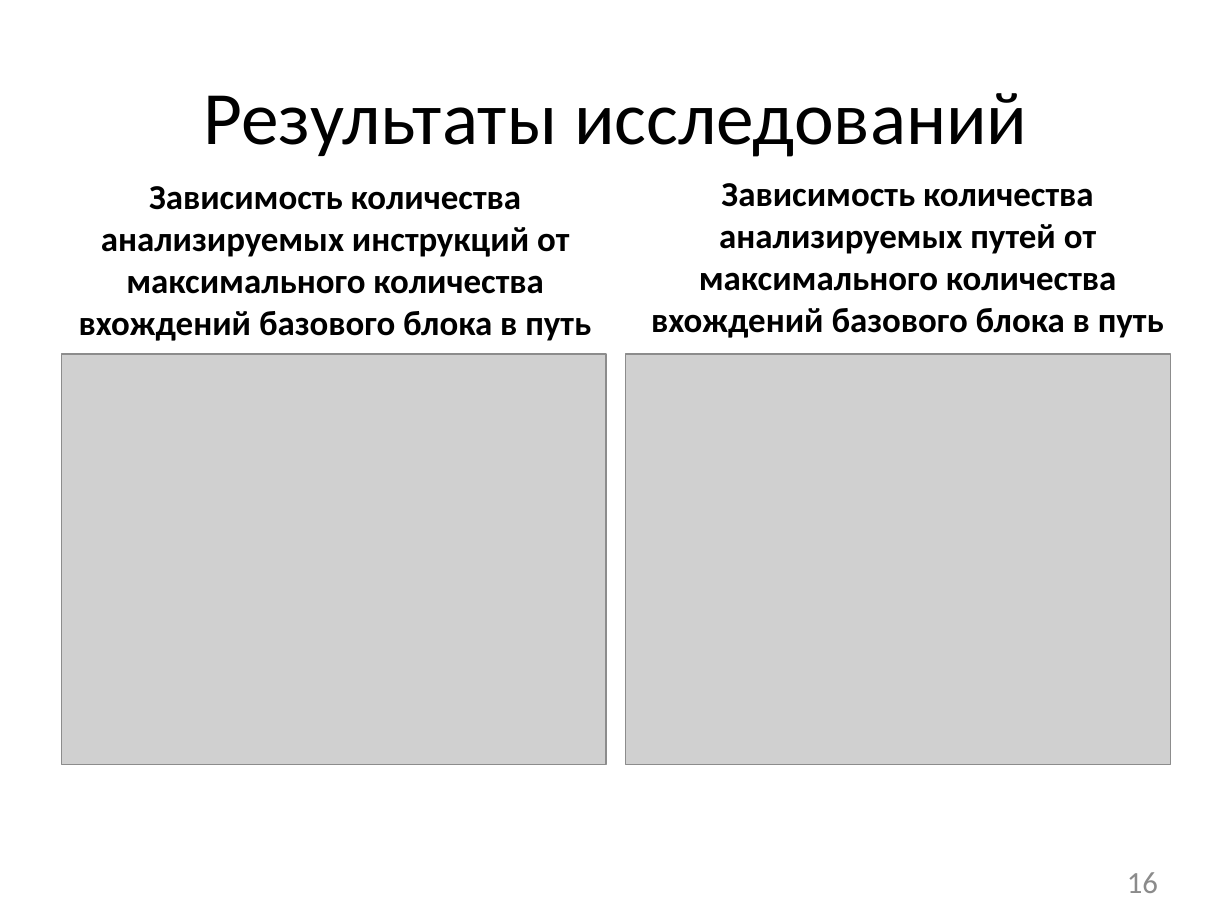
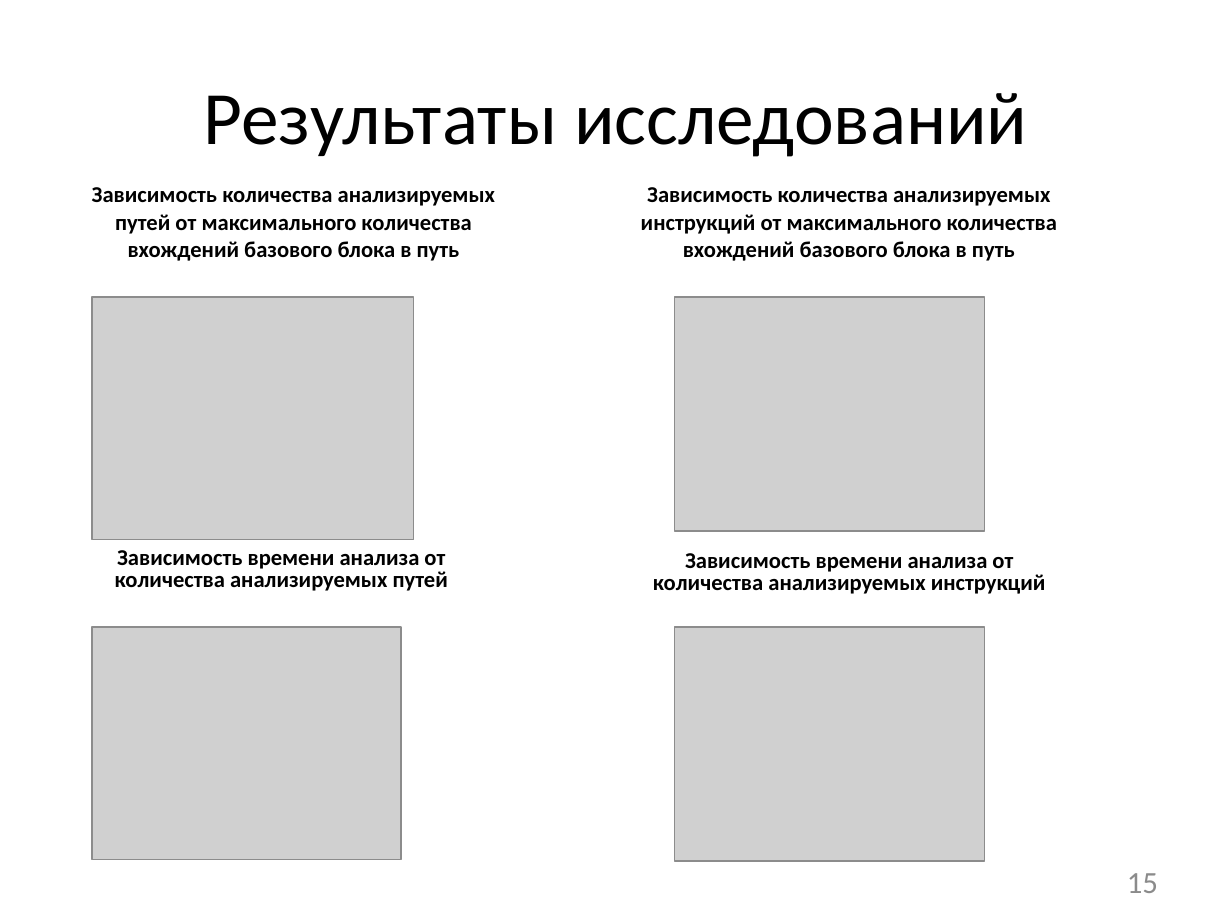
Before and after one commit to afrolovskiy/diplom, a slide deck: slide 15 of presentations/diplom/static race detection.pptx (slide 16 before the commit). Drawn at 1232x924 pixels with LibreOffice and Linux fonts; fonts in the diff are those of the drawing; grey boxes stand for pictures. Boxes give left, top, right and bottom in pixels: in the first picture for what was removed or moved away, otherwise in the second. Text is boxed around its words. In the diff, an @@ line names an element or a change of style, - is before the commit and + after.

```diff
--- a/presentations/diplom/static race detection.pptx
+++ b/presentations/diplom/static race detection.pptx
@@ text "Зависимость количества анализируемых путей от ..." at [92,187,495,261]: size 20.4 to 13.2 pt; less space between paragraphs @@
@@ text "Зависимость количества анализируемых путей от ...": place and size @@
-text "Зависимость количества анализируемых путей от ..." at [651,183,1164,338]
+text "Зависимость количества анализируемых путей от ..." at [92,187,495,261]
@@ text "Зависимость количества анализируемых инструкций от ...": place and size @@
-text "Зависимость количества анализируемых инструкций от ..." at [79,186,591,341]
+text "Зависимость количества анализируемых инструкций от ..." at [641,187,1057,261]
@@ text "Зависимость количества анализируемых инструкций от ..." at [641,187,1057,261]: size 20.4 to 13.2 pt; less space between paragraphs @@
@@ picture: place and size @@
-picture at [626,354,1170,764]
+picture at [92,297,414,540]
@@ picture: place and size @@
-picture at [62,354,606,764]
+picture at [674,297,984,531]
@@ text added at [115,550,448,591], 13.2 pt, text #000000, bold @@
+Зависимость времени анализа от количества анализируемых путей
@@ text added at [653,553,1046,594], 13.2 pt, text #000000, bold @@
+Зависимость времени анализа от количества анализируемых инструкций
@@ picture added at [92,627,402,860] @@
@@ picture added at [674,627,984,861] @@
@@ page number at [1127,873,1158,893]: text changed @@
-16
+15
```
Also in this commit, not shown: 7 other slides changed, 2 slides removed, 6 other files.
